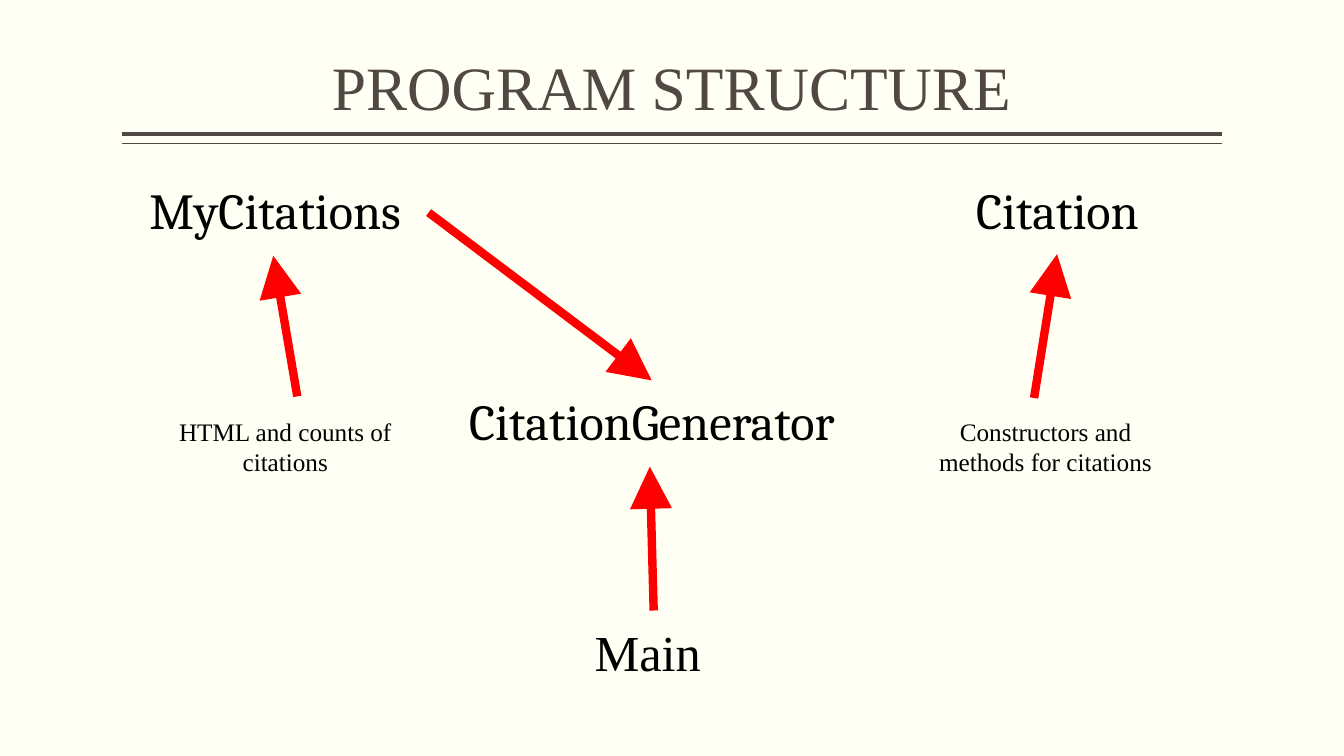
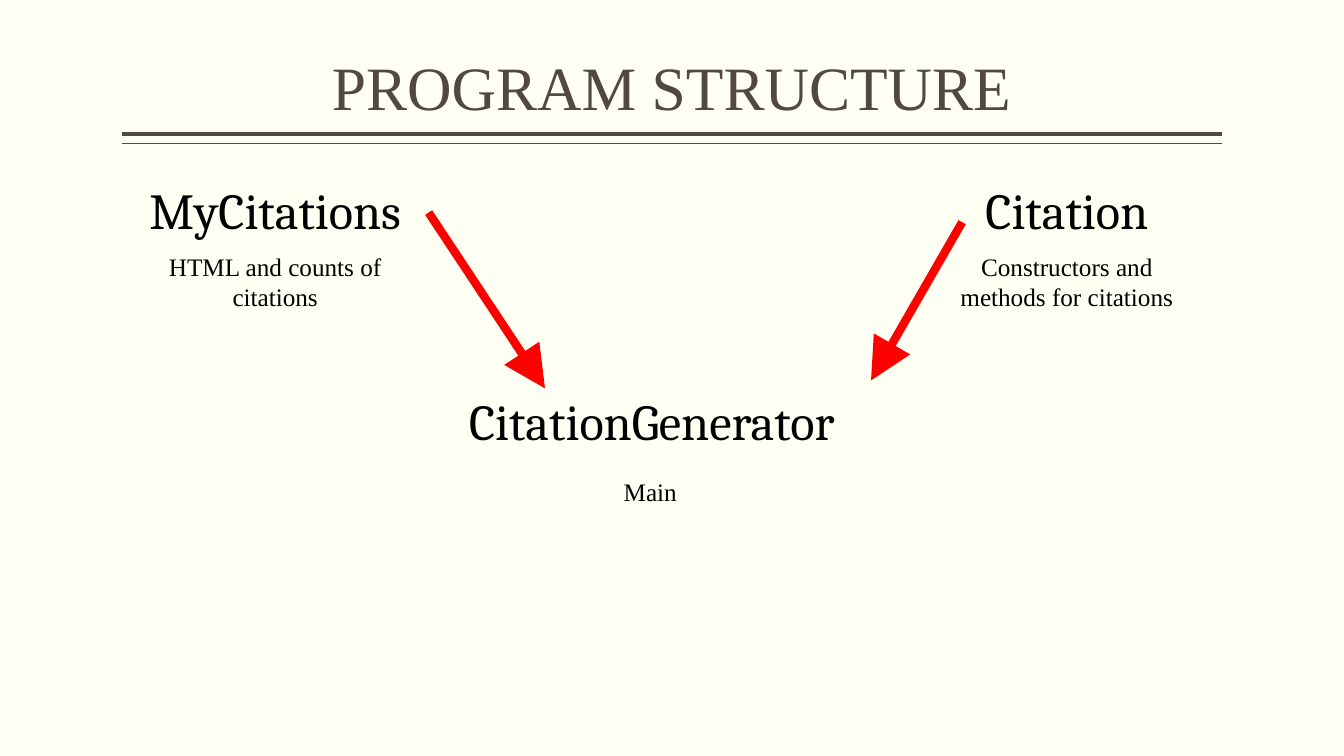
Before and after one commit to RJP43/JavaCustomProject-LUC_Comp-170, a slide deck: slide 2 of COMP170_CustomProject-Presentation.pptx. Drawn at 1344x756 pixels with LibreOffice and Linux fonts; fonts in the diff are those of the drawing. Boxes give left, top, right and bottom in pixels: in the first picture for what was removed or moved away, otherwise in the second. Text is boxed around its words. In the diff, an @@ line names an element or a change of style, - is before the commit and + after.

```diff
--- a/COMP170_CustomProject-Presentation.pptx
+++ b/COMP170_CustomProject-Presentation.pptx
@@ text "Citation": place and size @@
-text "Citation" at bbox=[976, 195, 1139, 230]
+text "Citation" at bbox=[985, 195, 1148, 230]
@@ arrow moved from (429, 213) - (652, 380) to (429, 213) - (545, 388) @@
@@ arrow moved from (1034, 398) - (1058, 254) to (963, 222) - (871, 380) @@
@@ text "HTML and counts of citations": place and size @@
-text "HTML and counts of citations" at bbox=[179, 423, 391, 472]
+text "HTML and counts of citations" at bbox=[169, 258, 381, 307]
@@ arrow removed from (297, 396) to (273, 256) @@
@@ text "Constructors and methods for citations": place and size @@
-text "Constructors and methods for citations" at bbox=[939, 423, 1151, 472]
+text "Constructors and methods for citations" at bbox=[960, 258, 1173, 307]
@@ text "Main": place and size @@
-text "Main" at bbox=[595, 637, 701, 672]
+text "Main" at bbox=[624, 484, 677, 502]
@@ text "Main" at bbox=[624, 484, 677, 502]: size 36 to 18 pt @@
@@ arrow removed from (654, 611) to (650, 467) @@
```
Also in this commit, not shown: 1 other slide changed, 2 slides added, 1 slide removed, 3 other files.
